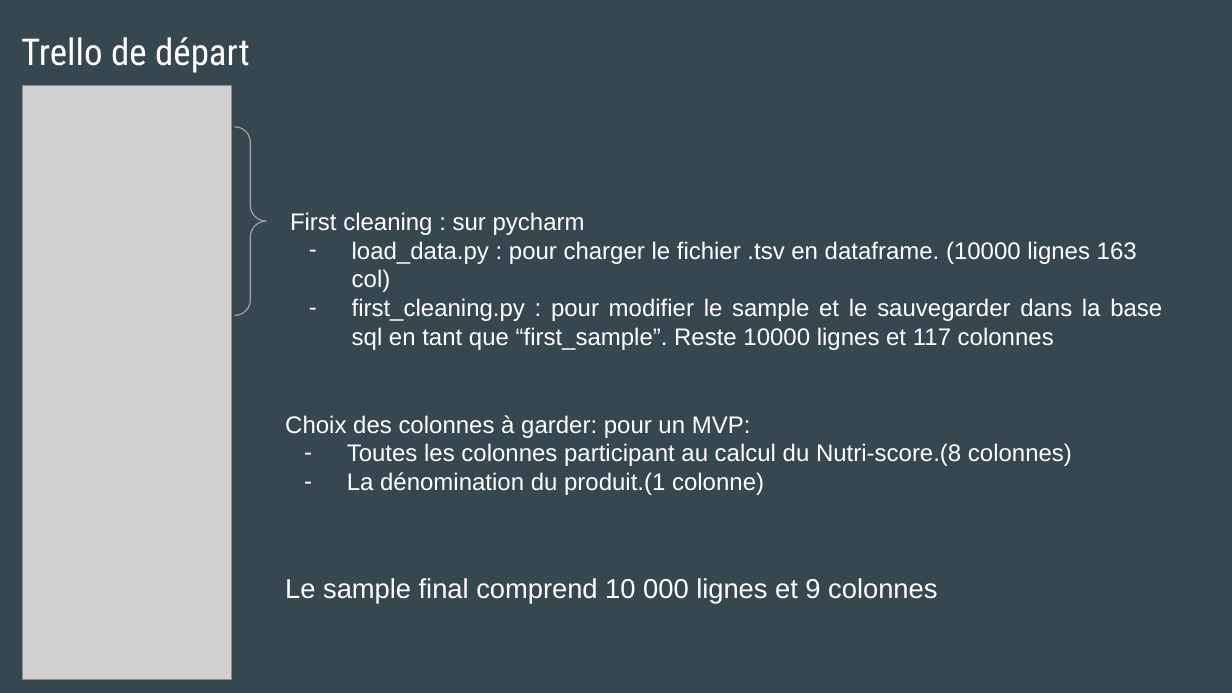
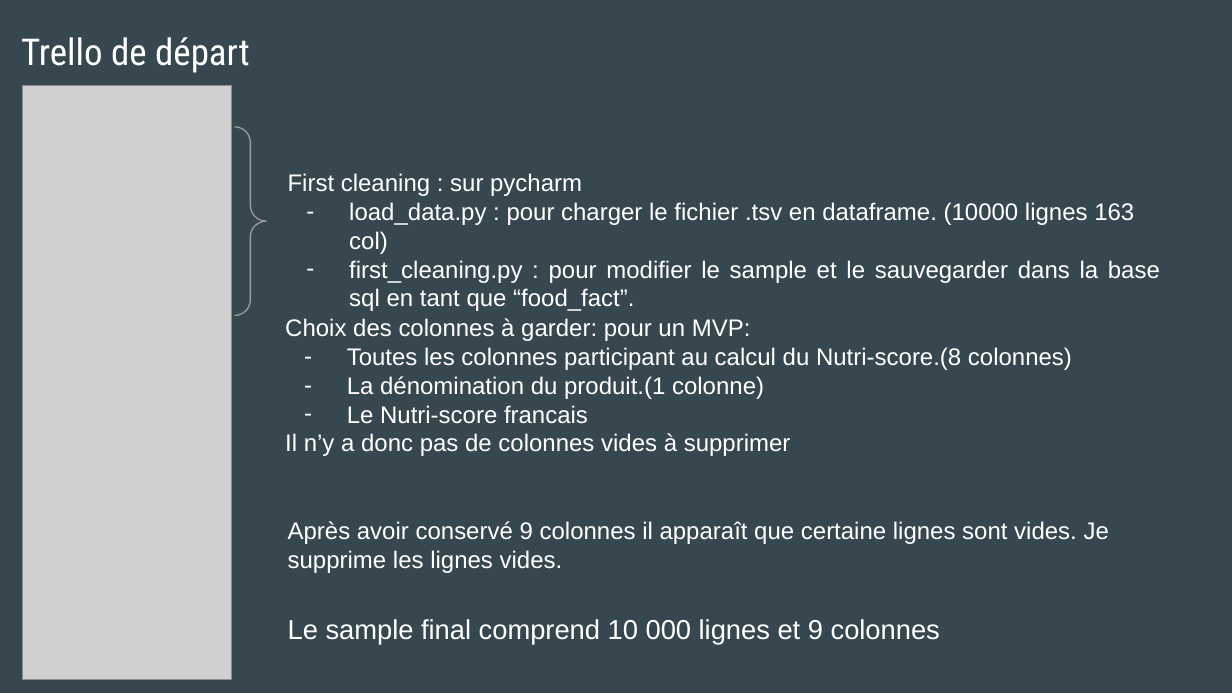
Before and after one commit to MarieDeSmedt/FoodFlix, a slide deck: slide 6 of FOODFLIX.pptx. Drawn at 1232x693 pixels with LibreOffice and Linux fonts; fonts in the diff are those of the drawing; grey boxes stand for pictures. Boxes give left, top, right and bottom in pixels: in the first picture for what was removed or moved away, otherwise in the second. Text is boxed around its words. In the diff, an @@ line names an element or a change of style, - is before the commit and + after.

Commit message:
upload3 ppt

```diff
--- a/FOODFLIX.pptx
+++ b/FOODFLIX.pptx
@@ text "First cleaning : sur pycharm": place and size @@
-text "First cleaning : sur pycharm" at (290,212,1162,350)
+text "First cleaning : sur pycharm" at (288,173,1160,311)
@@ text at (349,260,1160,311): text changed @@
-– first_cleaning.py : pour modifier le sample et le sauvegarder dans la base sql en tant que “first_sample”. Reste 10000 lignes et 117 colonnes
+– first_cleaning.py : pour modifier le sample et le sauvegarder dans la base sql en tant que “food_fact”.
@@ text "Choix des colonnes à garder: ...": place and size @@
-text "Choix des colonnes à garder: ..." at (285,415,1072,495)
+text "Choix des colonnes à garder: ..." at (285,318,1072,456)
@@ text at (285,405,791,456): paragraphs added @@
+– Le Nutri-score francais
+Il n’y a donc pas de colonnes vides à supprimer
@@ text added at (288,521,1109,573), 14 pt, text #FFFFFF @@
+Après avoir conservé 9 colonnes il apparaît que certaine lignes sont vides. Je supprime les lignes vides.
@@ text "Le sample final comprend 10 ...": place and size @@
-text "Le sample final comprend 10 ..." at (285,578,937,603)
+text "Le sample final comprend 10 ..." at (288,619,940,645)
```
Also in this commit, not shown: 1 slide added, 1 slide removed.
